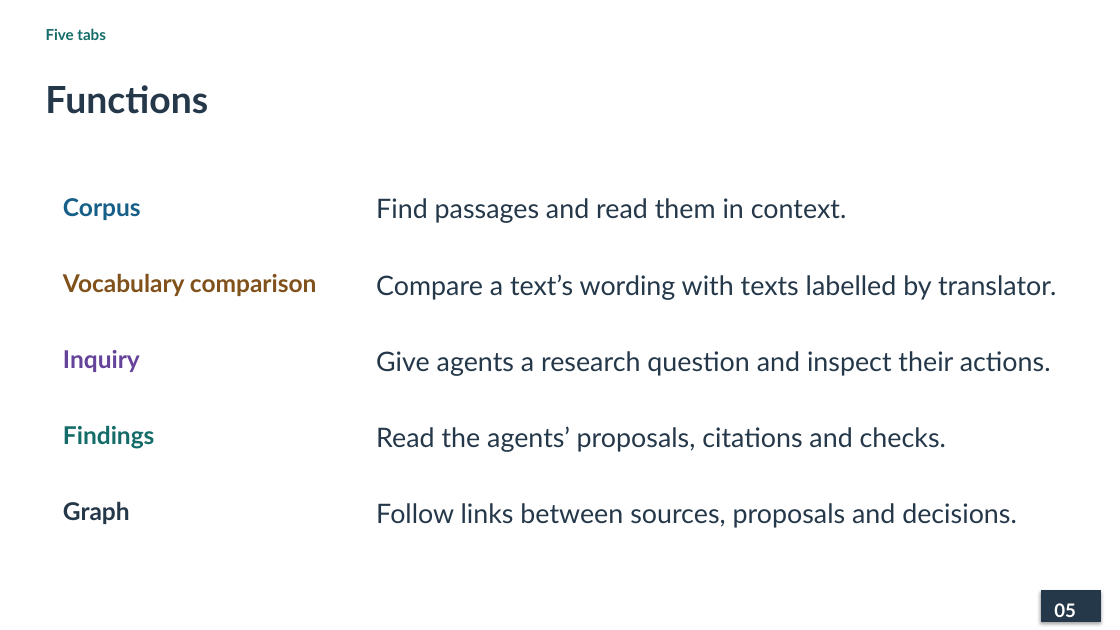
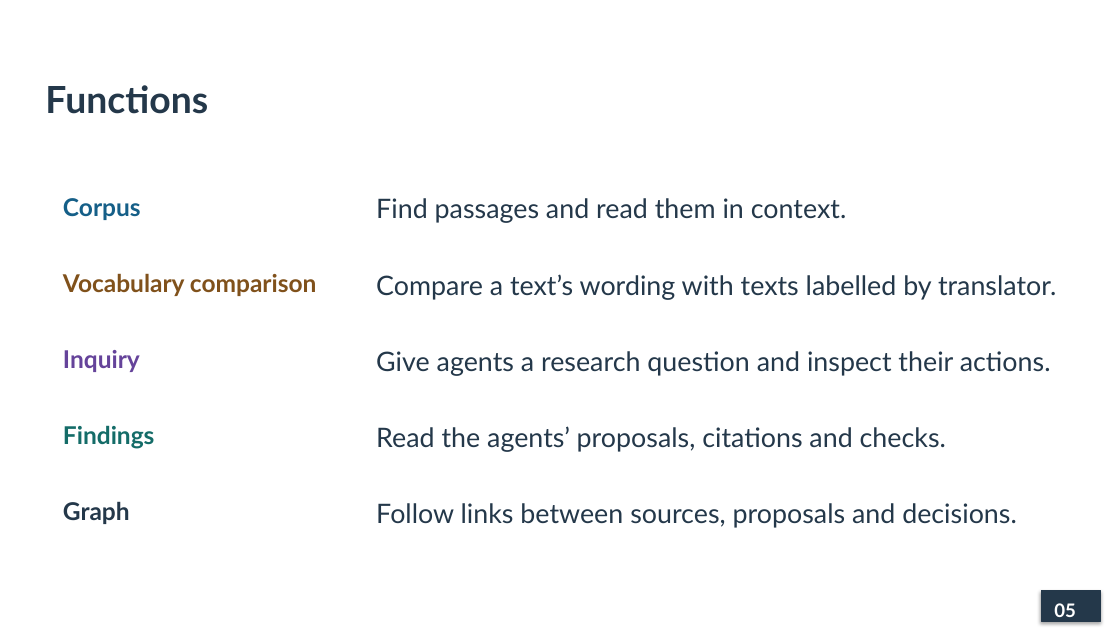
Before and after one commit to lopentu/cohort, a slide deck: slide 5 of docs/presentation/cohort-pnc-2026.pptx. Drawn at 1120x630 pixels with LibreOffice and Linux fonts; fonts in the diff are those of the drawing. Boxes give left, top, right and bottom in pixels: in the first picture for what was removed or moved away, otherwise in the second. Text is boxed around its words. In the diff, an @@ line names an element or a change of style, - is before the commit and + after.

```diff
--- a/docs/presentation/cohort-pnc-2026.pptx
+++ b/docs/presentation/cohort-pnc-2026.pptx
@@ text removed at [46,28,106,40] @@
-Five tabs
```
Also in this commit, not shown: 18 other slides changed, 2 other files.
